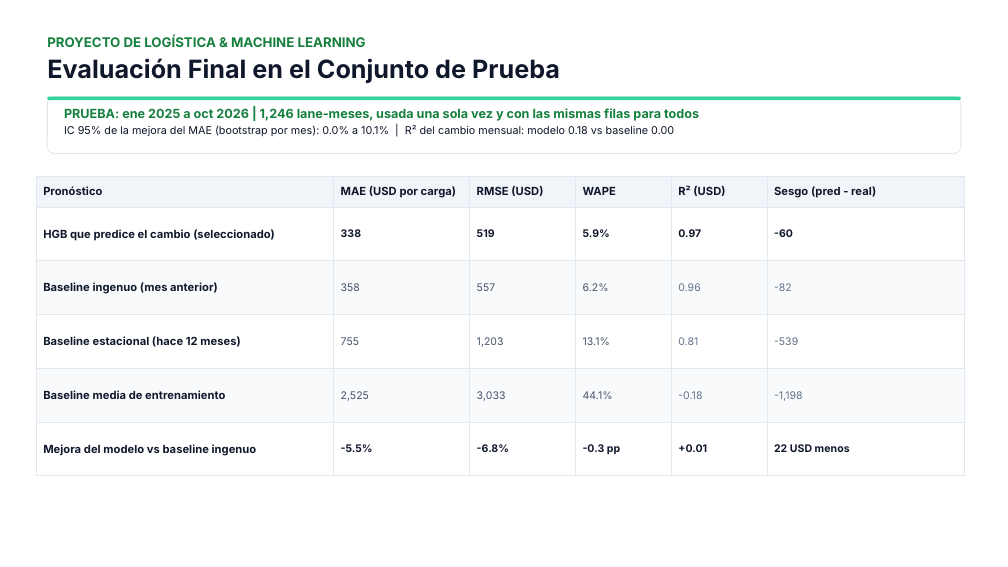
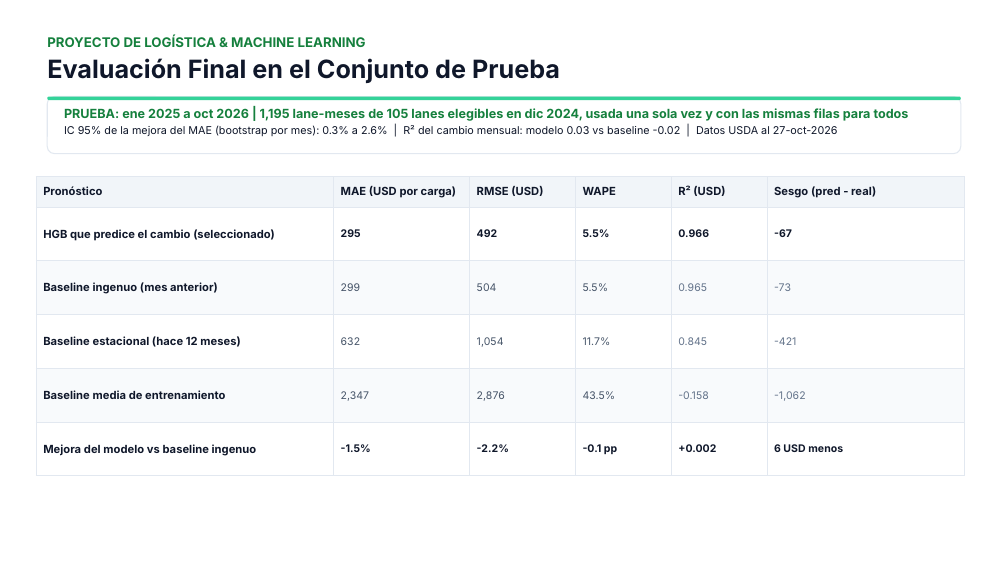
Before and after one commit to jmartinezvogel/reefer-spot-rate-forecasting, a slide deck: slide 4 of docs/ML_E4_Equipo1.pptx. Drawn at 1008x567 pixels with LibreOffice and Linux fonts; fonts in the diff are those of the drawing; background and template pictures are left out. Boxes give left, top, right and bottom in pixels: in the first picture for what was removed or moved away, otherwise in the second. Text is boxed around its words. In the diff, an @@ line names an element or a change of style, - is before the commit and + after.

Commit message:
E4: selección de lanes en cada corte y versión de datos verificada
Atiende la retroalimentación del E3:
- Las lanes se eligen en cada corte histórico usando solo los meses
  hasta ese corte (antes se usaban las 94 lanes elegidas con datos de 2026).
- El notebook verifica la copia de USDA (207,024 registros al 27-oct-2026,
  SHA-256) y documenta que la diferencia con el servidor son semanas posteriores.
- La CV elige también un factor de amortiguamiento del cambio predicho.

Prueba: MAE 295 vs 299 del baseline ingenuo (-1.5%), IC 95% 0.3% a 2.6%.

```diff
--- a/docs/ML_E4_Equipo1.pptx
+++ b/docs/ML_E4_Equipo1.pptx
@@ text at bbox=[64, 108, 909, 136]: text changed @@
-PRUEBA: ene 2025 a oct 2026 | 1,246 lane-meses, usada una sola vez y con las mismas filas para todos
-IC 95% de la mejora del MAE (bootstrap por mes): 0.0% a 10.1% | R² del cambio mensual: modelo 0.18 vs baseline 0.00
+PRUEBA: ene 2025 a oct 2026 | 1,195 lane-meses de 105 lanes elegibles en dic 2024, usada una sola vez y con las mismas filas para todos
+IC 95% de la mejora del MAE (bootstrap por mes): 0.3% a 2.6% | R² del cambio mensual: modelo 0.03 vs baseline -0.02 | Datos USDA al 27-oct-2026
@@ table at bbox=[36, 176, 965, 476] @@
-row 2: HGB que predice el cambio (seleccionado) | 338 | 519 | 5.9% | 0.97 | -60
+row 2: HGB que predice el cambio (seleccionado) | 295 | 492 | 5.5% | 0.966 | -67
-row 3: Baseline ingenuo (mes anterior) | 358 | 557 | 6.2% | 0.96 | -82
+row 3: Baseline ingenuo (mes anterior) | 299 | 504 | 5.5% | 0.965 | -73
-row 4: Baseline estacional (hace 12 meses) | 755 | 1,203 | 13.1% | 0.81 | -539
+row 4: Baseline estacional (hace 12 meses) | 632 | 1,054 | 11.7% | 0.845 | -421
-row 5: Baseline media de entrenamiento | 2,525 | 3,033 | 44.1% | -0.18 | -1,198
+row 5: Baseline media de entrenamiento | 2,347 | 2,876 | 43.5% | -0.158 | -1,062
-row 6: Mejora del modelo vs baseline ingenuo | -5.5% | -6.8% | -0.3 pp | +0.01 | 22 USD menos
+row 6: Mejora del modelo vs baseline ingenuo | -1.5% | -2.2% | -0.1 pp | +0.002 | 6 USD menos
```
Also in this commit, not shown: 5 other slides changed, 4 other files.
